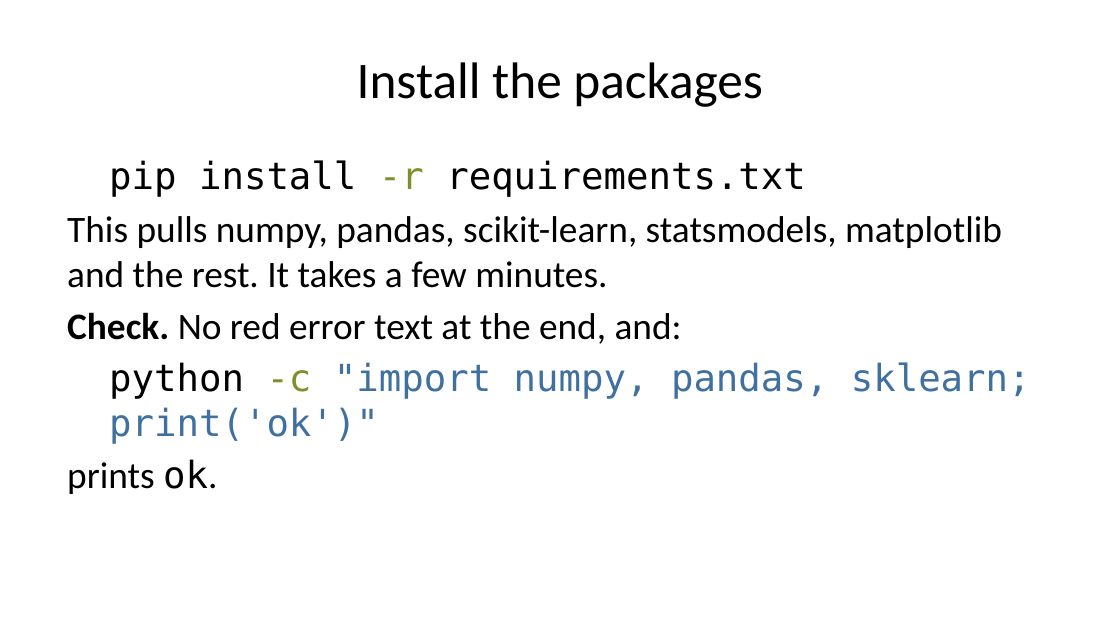
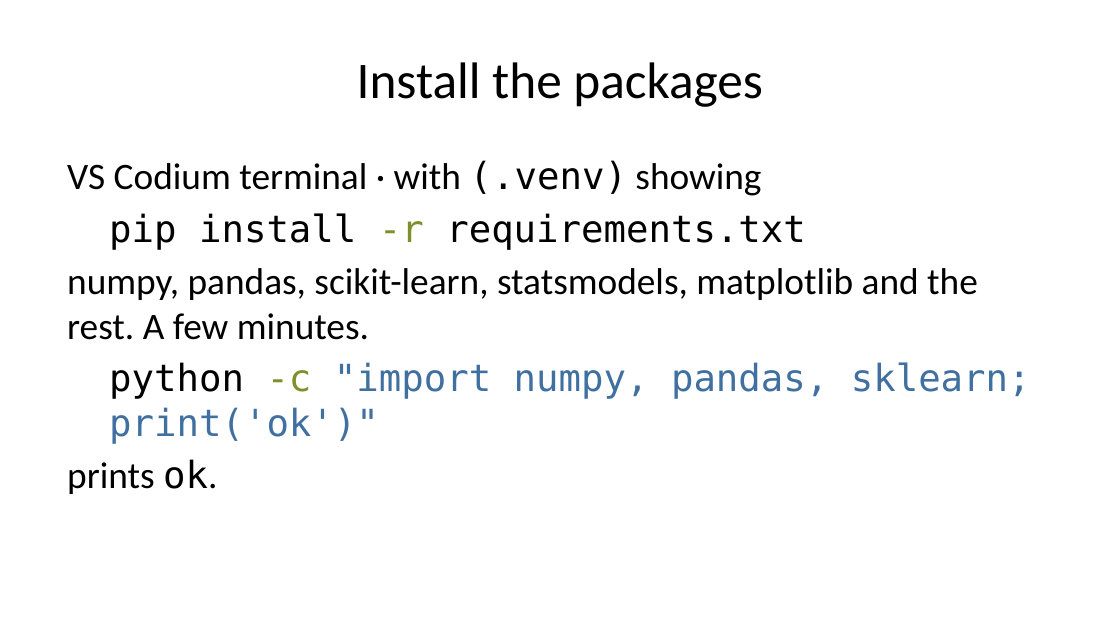
Before and after one commit to warint/quantitative-methods, a slide deck: slide 23 of 01-foundations-scenarios-and-tools/00-pre-session/slides-welcome-and-setup.pptx (slide 18 before the commit). Drawn at 1120x630 pixels with LibreOffice and Linux fonts; fonts in the diff are those of the drawing. Boxes give left, top, right and bottom in pixels: in the first picture for what was removed or moved away, otherwise in the second. Text is boxed around its words. In the diff, an @@ line names an element or a change of style, - is before the commit and + after.

```diff
--- a/01-foundations-scenarios-and-tools/00-pre-session/slides-welcome-and-setup.pptx
+++ b/01-foundations-scenarios-and-tools/00-pre-session/slides-welcome-and-setup.pptx
@@ text at (x1=67, y1=160, x2=761, y2=196): paragraph added @@
+VS Codium terminal · with (.venv) showing
@@ text at (x1=67, y1=268, x2=978, y2=340): text changed @@
-This pulls numpy, pandas, scikit-learn, statsmodels, matplotlib and the rest. It takes a few minutes.
-Check. No red error text at the end, and:
+numpy, pandas, scikit-learn, statsmodels, matplotlib and the rest. A few minutes.
```
Also in this commit, not shown: 16 other slides changed, 11 slides added, 13 other files.
